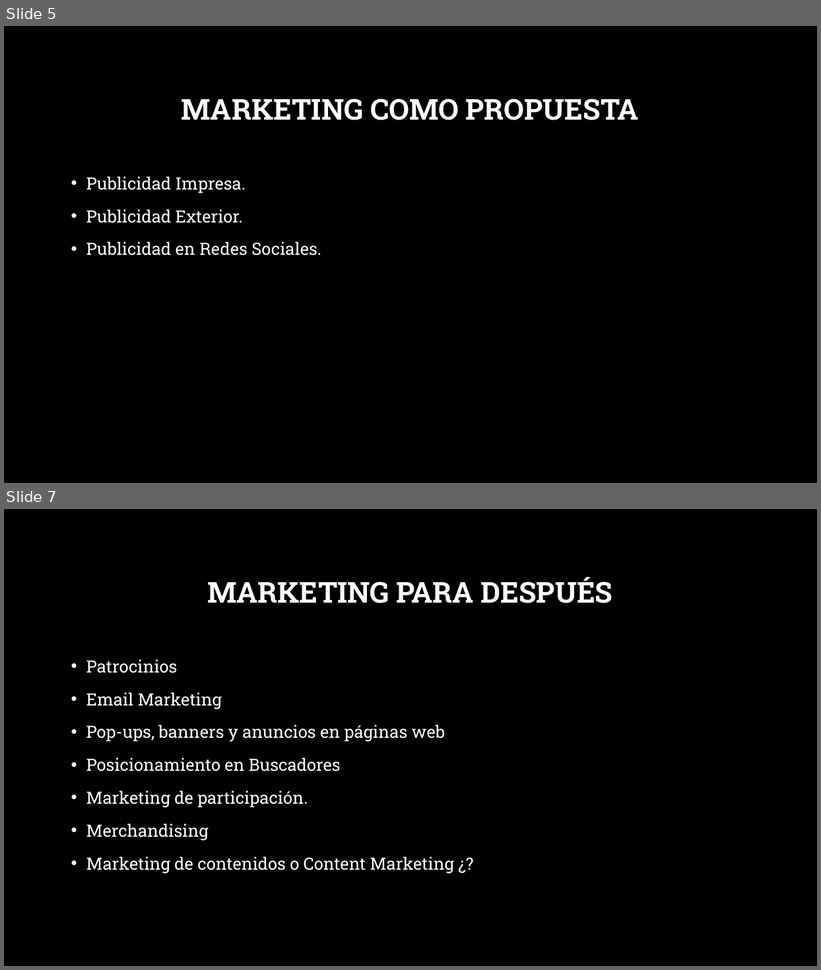
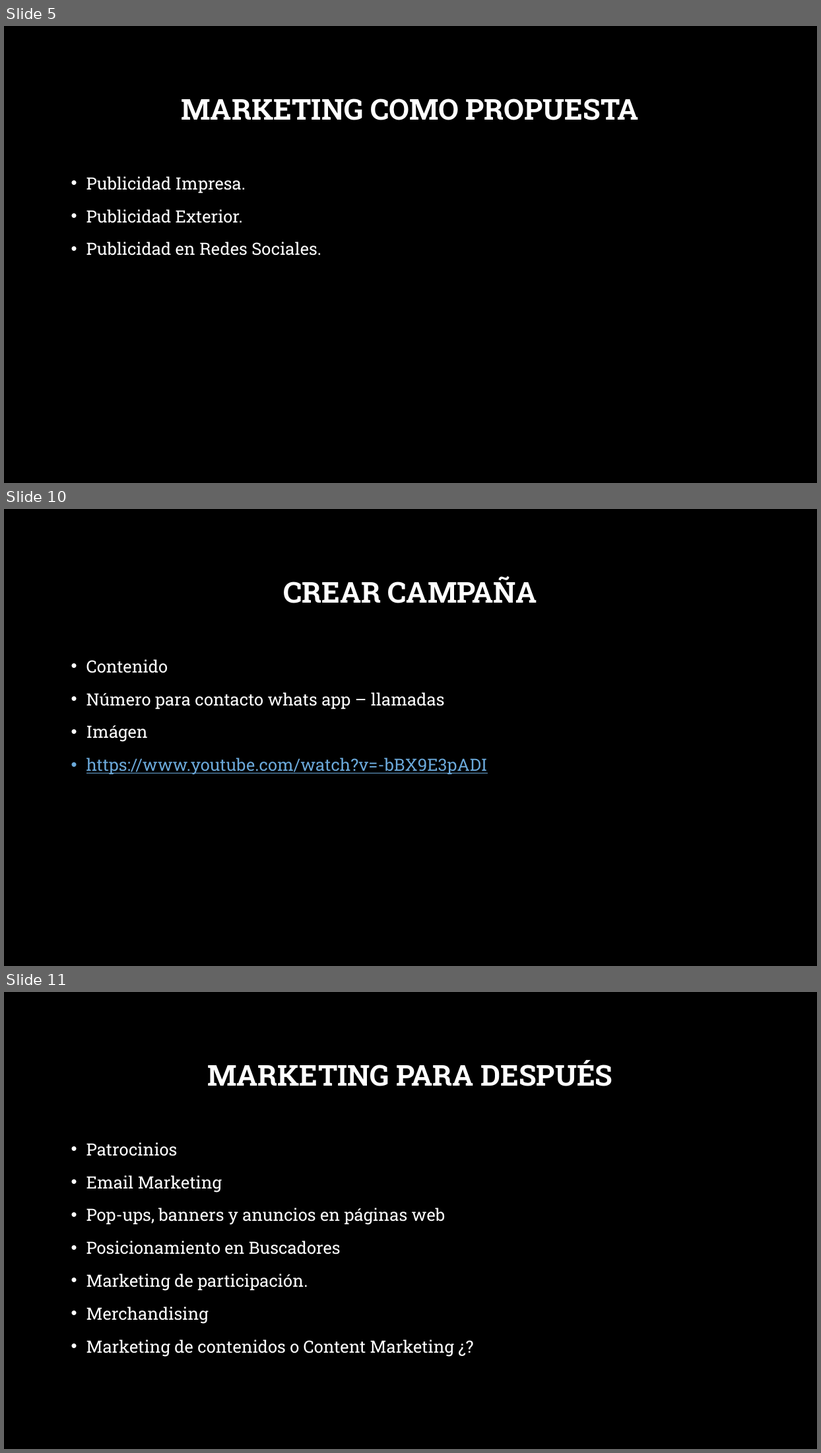
Before and after one commit to vega9190/Cuentos, a slide deck: Transpo/Presentacion.pptx. Shown one above the other, each under a label of ours: slides 5 and 7 before the commit, slides 5, 10 and 11 after it; the slides between them are not shown. The pictures are 821x970 and 821x1453 pixels, drawn with LibreOffice and Linux fonts; fonts in the diff are those of the drawing; background and template pictures are left out. Boxes give left, top, right and bottom in pixels: in the first picture for what was removed or moved away, otherwise in the second. Text is boxed around its words. In the diff, an @@ line names an element or a change of style, - is before the commit and + after.

```diff
--- a/Transpo/Presentacion.pptx
+++ b/Transpo/Presentacion.pptx
@@ slide 10 added at (x1=4, y1=509, x2=817, y2=966), background picture (left out) @@
@@ title added at (x1=283, y1=576, x2=537, y2=603), 34 pt, text #FFFFFF, bold @@
+CREAR CAMPAÑA
@@ text added at (x1=86, y1=659, x2=488, y2=775), 20 pt, text #FFFFFF @@
+• Contenido
+• Número para contacto whats app – llamadas
+• Imágen
+• https://www.youtube.com/watch?v=-bBX9E3pADI
@@ what was slide 7 is now slide 11 @@
```
Also in this commit, not shown: 1 slide changed, 3 other slides added.
